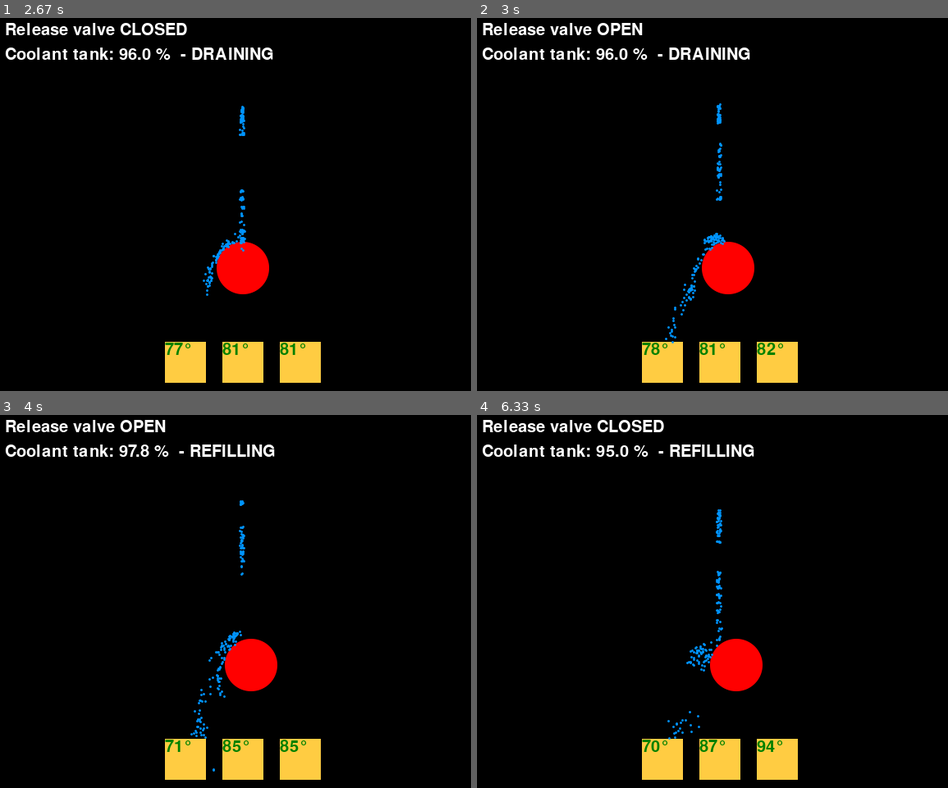
Above: before the commit, frames 1-4 (two rows, left to right).
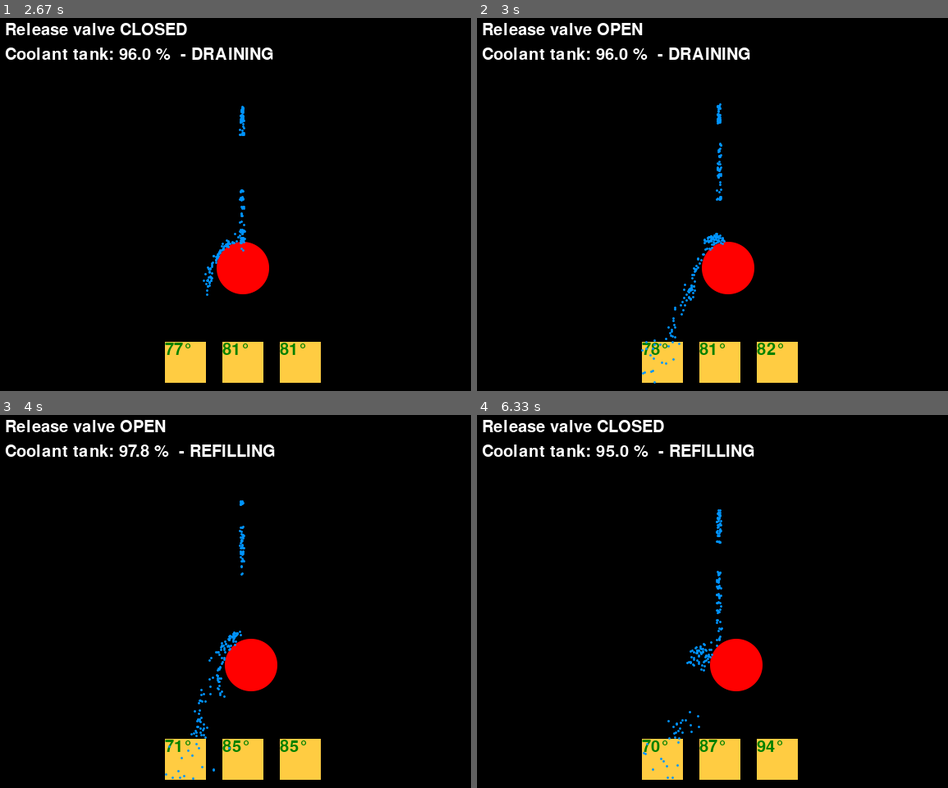
Above: after the commit, the same moments.

Repository: rkibria/Pygame-Community-Easter-Jam-2023
Game: pygame game, started from main.py
Same seed, same stepped clock (60 frames per second), same inputs: the game is played once before the commit and once after it.
Inputs:
- Up to frame 1 (2.67 s): tap Space at 0.33, 1.23, 1.53, 1.73, 2.03, 2.3, 2.6 s; hold D 0.67-1.13 s; hold D 1.17-1.63 s; hold A 1.67-2.2 s; hold A 2.23-2.63 s
- Up to frame 2 (3 s): hold D from 2.67 s (still down); tap Space at 2.73 s
- Up to frame 3 (4 s): tap Space at 3.03, 3.4, 3.7, 3.9 s; release D at 3.3 s; hold A 3.33-3.8 s; hold D from 3.83 s (still down)
- Up to frame 4 (6.33 s): tap Space at 4.2, 4.4, 4.7, 4.9, 5.2, 5.47, 5.77, 5.9, 6.2 s; release D at 4.3 s; hold D 4.33-4.8 s; hold A 4.83-5.37 s; hold A 5.4-5.8 s; hold D from 5.83 s (still down)

Frame 1 is identical in both runs. In frame 2, less than 0.1% of the frame differs, in the area x 34-44%, y 86-99%; in frame 3, less than 0.1%; in frame 4, less than 0.1%.

Commit message:
splashes

Diff:
--- a/main.py
+++ b/main.py
@@ -110,7 +110,7 @@
         if particle["enabled"]:
             pos = particle["pos"]
             # Outside screen
-            if pos.y < 0 or pos.x < 0 or pos.x >= SCR_WIDTH:
+            if pos.y < 0 or pos.y > SCR_HEIGHT or pos.x < 0 or pos.x >= SCR_WIDTH:
                 particle["enabled"] = False
                 continue
 
@@ -121,6 +121,23 @@
                     particle["velocity"] = Vector2()
                     temp = max(game_state["min_temp"], target["temp"] - game_state["temp_per_particle"])
                     target["temp"] = temp
+                    # Create splash
+                    for splash in game_state["splashes"]:
+                        if splash[1] == 0:
+                            splash[0].update(random.randint(rect[0], rect[2]),
+                                random.randint(rect[1], rect[3]))
+                            splash[1] = 3
+                            break
+
+def draw_splashes(surface, game_state):
+    img = game_state["splash_img"]
+    for splash in game_state["splashes"]:
+        if splash[1] > 0:
+            splash[1] -= 1
+            pos = splash[0]
+            scr_pos = (int(pos.x - img.get_width() / 2), SCR_HEIGHT - int(pos.y + img.get_height() / 2))
+            surface.blit(img, scr_pos)
+            pos.y += 2
 
 def draw_particles(surface, particles):
     """Draw all enabled particles"""
@@ -180,6 +197,9 @@
         "flow_rate": 0.0,
         "flow_start": (320, 350),
         "target_x_range": (190, 450),
+
+        "splashes": [[Vector2(), 0] for _ in range(50)], # pos,count
+        "splash_img": pg.image.load("assets/blue_spot_3x3.png").convert_alpha(),
     }
 
     set_valve_text(game_state)
@@ -293,6 +313,8 @@
             animate_particles(game_state, len(game_state["immobiles"]))
 
         draw_targets(surface, game_state, frame)
+        draw_splashes(surface, game_state)
+
         draw_particles(surface, particles)
     else:
         surface.blit(game_state["end_img"], (0,0))
